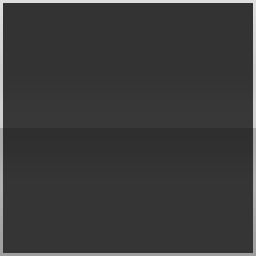
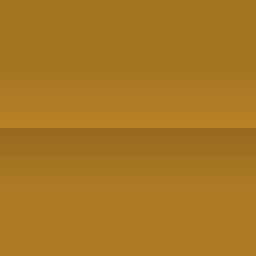
The second 256px x 256px image is a revision of the first. Changes to its layers:
added layer "Layer 1 copy 5" above "Layer 1 copy 3" over [0, 0, 256, 256]
showed "Layer 1 copy 3" over [0, 0, 256, 256]
added layer "Layer 1 copy 4" above "Layer 1" over [0, 0, 256, 256]
hid "Layer 1" over [0, 0, 256, 256]
